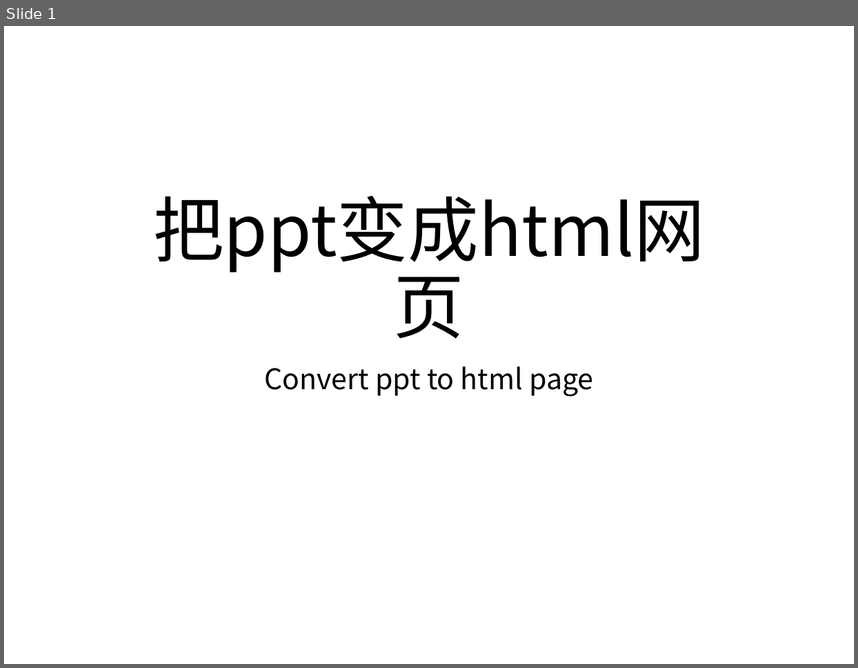
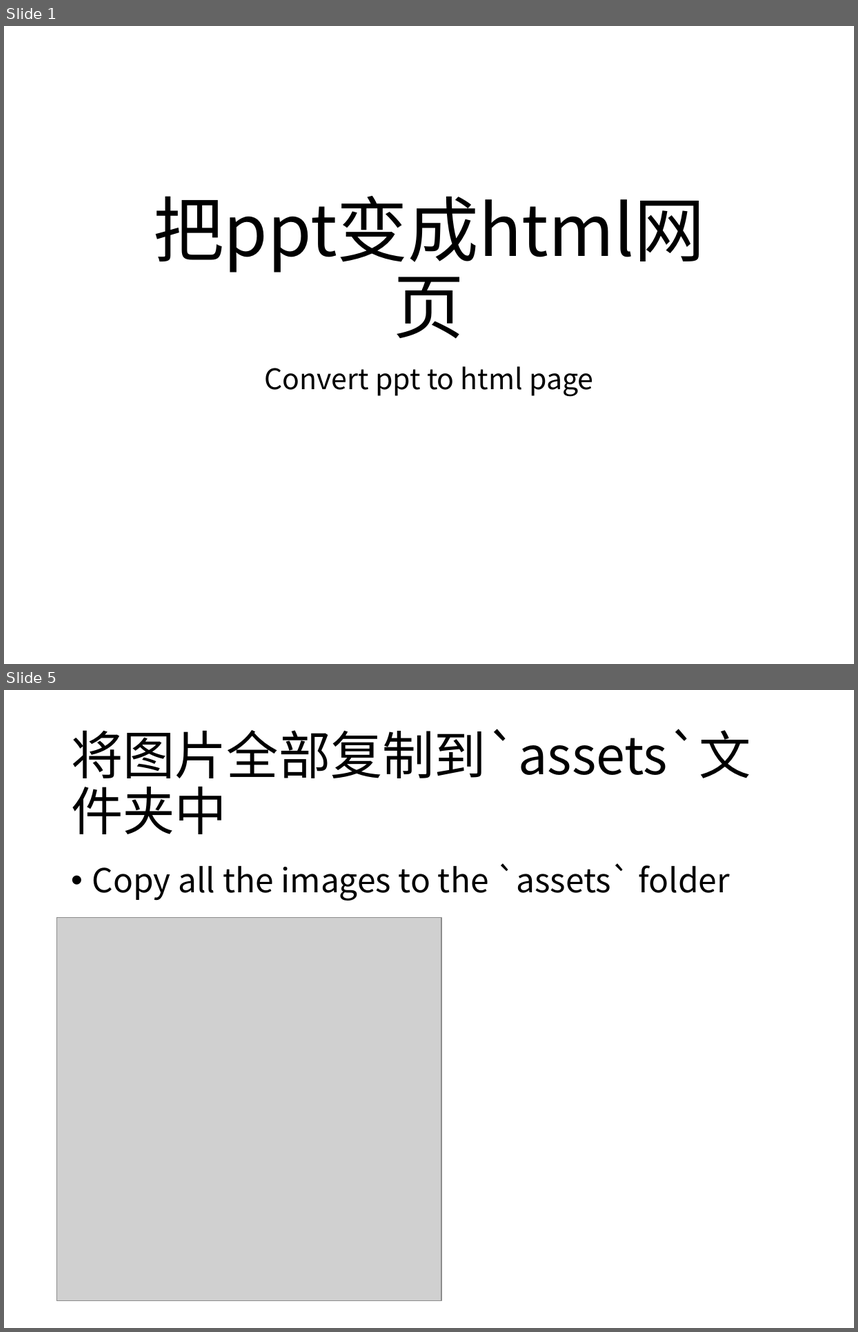
Before and after one commit to cxh1205/ppt2html, a slide deck: demo.pptx. Shown one above the other, each under a label of ours: slide 1 before the commit, slides 1 and 5 after it; the slides between them are not shown. The pictures are 858x668 and 858x1332 pixels, drawn with LibreOffice and Linux fonts; fonts in the diff are those of the drawing; grey boxes stand for pictures. Boxes give left, top, right and bottom in pixels: in the first picture for what was removed or moved away, otherwise in the second. Text is boxed around its words. In the diff, an @@ line names an element or a change of style, - is before the commit and + after.

```diff
--- a/demo.pptx
+++ b/demo.pptx
@@ slide 5 added at (4,690,854,1328), background #FFFFFF @@
@@ title added at (71,729,751,834), 44 pt, text #000000 @@
+将图片全部复制到`assets`文件夹中
@@ text added at (92,863,730,900), 28 pt, text #000000 @@
+• Copy all the images to the `assets` folder
@@ picture added at (56,918,441,1301) @@
```
Also in this commit, not shown: 6 other slides added, 1 slide removed, 16 other files.
